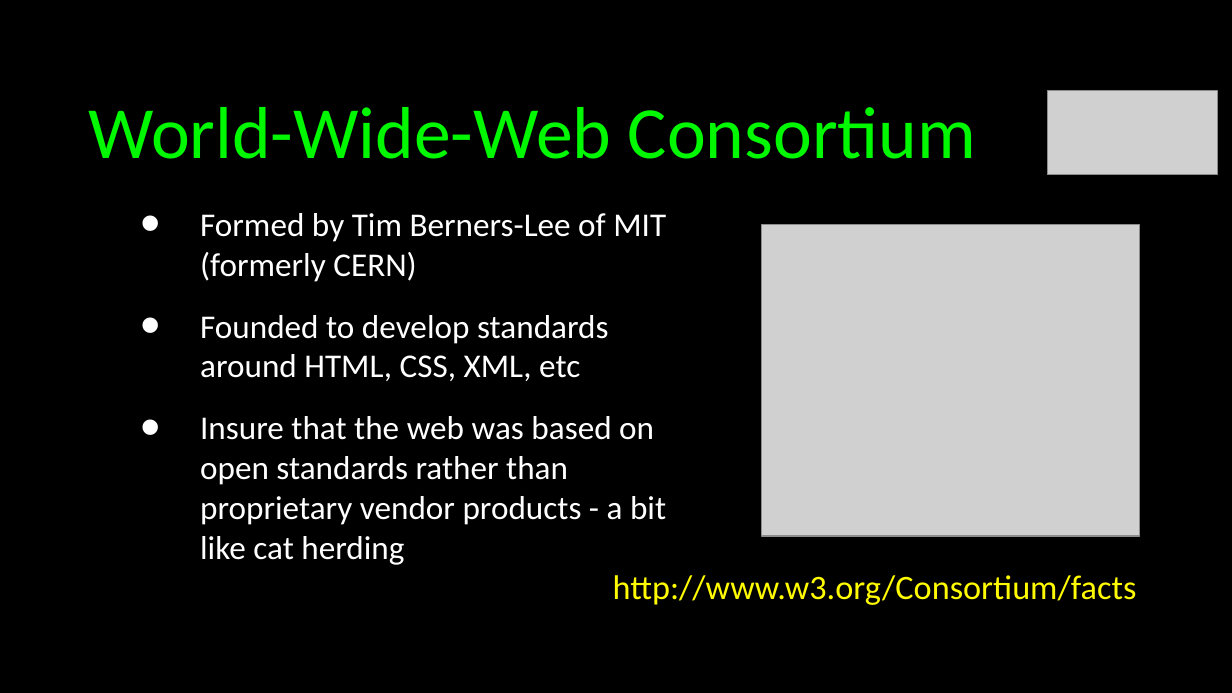
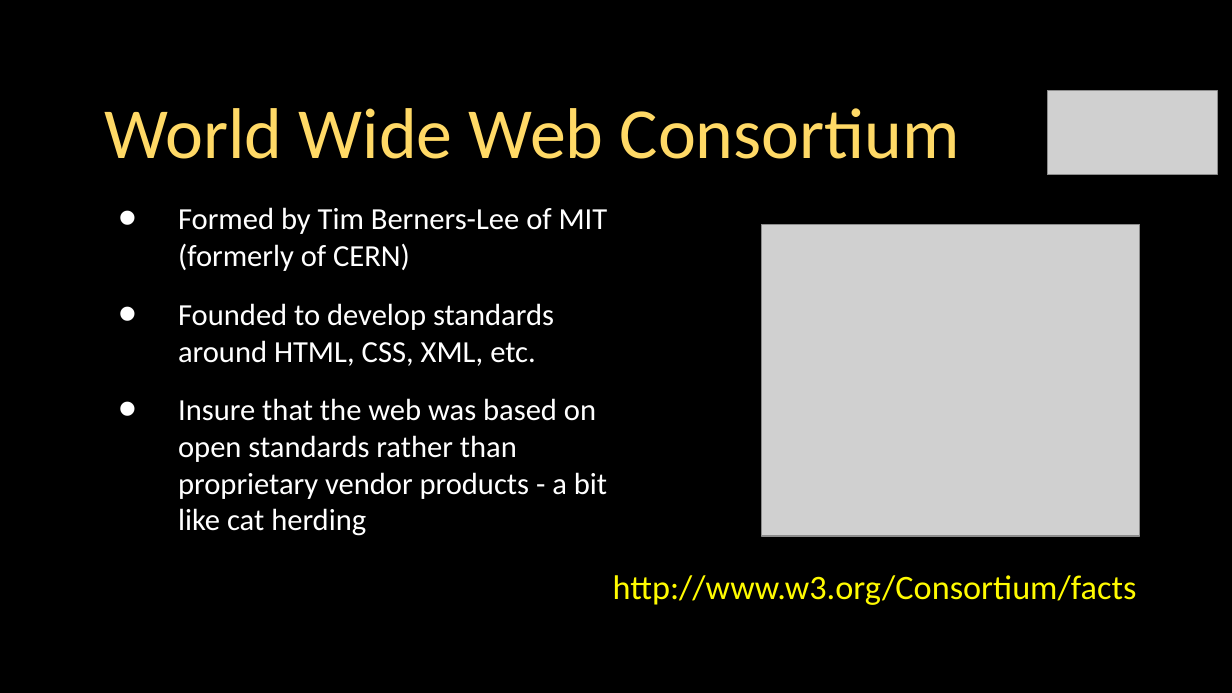
Before and after one commit to csev/wa4e, a slide deck: slide 8 of lectures/Web-02-HTML.ppt. Drawn at 1232x693 pixels with LibreOffice and Linux fonts; fonts in the diff are those of the drawing; grey boxes stand for pictures. Boxes give left, top, right and bottom in pixels: in the first picture for what was removed or moved away, otherwise in the second. Text is boxed around its words. In the diff, an @@ line names an element or a change of style, - is before the commit and + after.

```diff
--- a/lectures/Web-02-HTML.ppt
+++ b/lectures/Web-02-HTML.ppt
@@ title at <box>104,108,960,159</box>: text changed; size 43 to 42 pt; text colour #00F900 to #FFD966 @@
-World-Wide-Web Consortium
+World Wide Web Consortium
@@ text "Formed by Tim Berners-Lee of ...": place and size @@
-text "Formed by Tim Berners-Lee of ..." at <box>200,213,666,565</box>
+text "Formed by Tim Berners-Lee of ..." at <box>178,207,608,536</box>
@@ text at <box>178,207,608,366</box>: text changed; size 19.4 to 17.9 pt @@
-• Formed by Tim Berners-Lee of MIT (formerly CERN)
-• Founded to develop standards around HTML, CSS, XML, etc
+• Formed by Tim Berners-Lee of MIT (formerly of CERN)
+• Founded to develop standards around HTML, CSS, XML, etc.
@@ text at <box>178,398,607,536</box>: size 19.4 to 17.9 pt in "Insure that the web was based on ..." @@
```
Also in this commit, not shown: 28 other slides changed, 2 other files.
